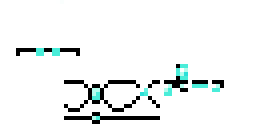
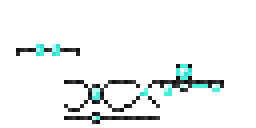
Before/after of a 256 × 128 layered artwork. What changed in the layer stack:
painted on "diamond_layer_1.png" over [16, 0, 224, 124]
